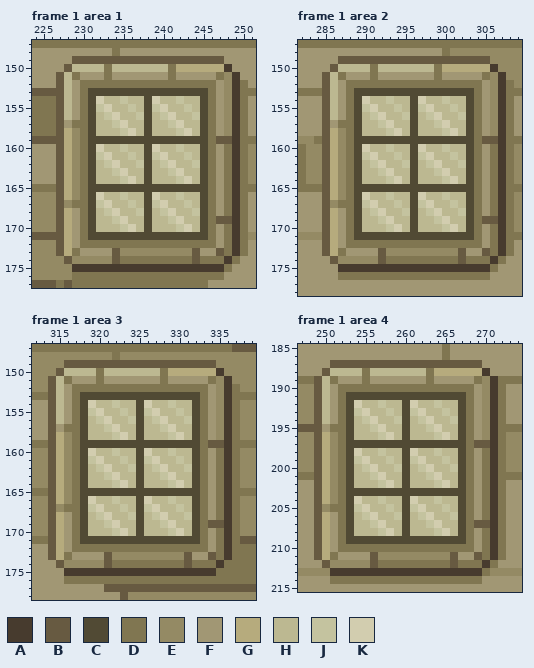
Pixel-art file: assets/02_architecture/05_moulin/02_ext/Moulin_Batiment_Anim.aseprite. The picture above was drawn from the file before the commit.
375x265 pixels, 9 frames. Colours within 5 levels of each other are drawn and written as one. Shown: frame 1 area 1: x 224..251, y 147..177; frame 1 area 2: x 282..309, y 147..178; frame 1 area 3: x 312..339, y 147..178; frame 1 area 4: x 247..274, y 185..215. The commit also changed other frames or places, which this record leaves out.
Visible layers, top first: "batDroite/toit", "batDroite/porte", "batDroite/bois", "batDroite/bat Copy", "batGauche/toit", "batGauche/structure bois", "moulins/Eau", "moulins/Structure_Moulin", "moulins/Moulin_animation", "moulins/Shade", "moulins/Shade Copy", "batMilieu/toi milieu", "batMilieu/boisMilieu".
Palette (. is transparent): A #473b2e  B #675a41  C #514a34  D #807651  E #948a64  F #a19774  G #b6ab7d  H #bcb891  J #c4c39f  K #d2cdaf
Pixels before, frame 1 area 1, first column x 224:
147 DDDDDDDDDDDDDDDDDDDDDDDDDDDD
148 FFFFFFFFFFDFFFFFFFFFFFFFFFFF
149 FFFFFBBBBBBBBBBBBBBBBBBBFFFF
150 FFFFBHHHHDHHHHHHHDGGGGGGAFFF
151 FFFBHDFFFDFFFFFFFDFFFFFDEAFF
152 FFFBHFDDDDDDDDDDDDDDDDDFEADF
153 BBBBHFDCCCCCCCCCCCCCCCDFEADD
154 DDDBHFDCKHHJHHCKHHJHHCDFEADF
155 DDDBHFDCJKHHJHCJKHHJHCDFEADF
156 DDDBHFDCHJKHHJCHJKHHJCDFEADF
157 DDDBFDDCHHJKHHCHHJKHHCDFEADF
158 DDDBGEDCHHHJKHCHHHJKHCDFEADF
159 BBBBGEDCCCCCCCCCCCCCCCDBBADD
160 FFFBGEDCKHHJHHCKHHJHHCDFDADE
161 FFFBGEDCJKHHJHCJKHHJHCDFDADE
162 FFFBGEDCHJKHHJCHJKHHJCDFDADE
163 FFFBGEDCHHJKHHCHHJKHHCDFDADE
164 FFFBGEDCHHHJKHCHHHJKHCDFDADE
165 DDDBGEDCCCCCCCCCCCCCCCDFDADD
166 EEEBGEDCKHHJHHCKHHJHHCDFDADF
167 EEEBEDDCJKHHJHCJKHHJHCDFDADF
168 EEEBGFDCHJKHHJCHJKHHJCDFDADF
169 EEEBGFDCHHJKHHCHHJKHHCDBBADF
170 EEEBGFDCHHHJKHCHHHJKHCDFDADF
171 BBBBGFDCCCCCCCCCCCCCCCDFDADE
172 EEEBGFDDDDDDDDDDDDDDDDDFDADF
173 EEEBGDFFFFBEEEEEEEEEBFFBDADF
174 EEEEBEEEEEBDDDDDDDDDBDDDADFF
175 EEEEEAAAAAAAAAAAAAAAAAAADFFF
176 EEEEEDDDDDDDDDDDDDDDDDDDFFFF
177 BBBDBDDDDDDDDDDDDDDDDDFFFFFF
Pixels before, frame 1 area 2, first column x 282:
147 DDDDDDDDDDDDDDDDDDDDDDDDDDDD
148 FFFFFFFFFFFFFFFFFFDEEEEEEEEE
149 FFFFFBBBBBBBBBBBBBBBBBBBEEEE
150 FFFFBHHHHDHHHHHHHDGGGGGGAEEE
151 FFFBHDFFFDFFFFFFFDFFFFFDEAEE
152 FFFBHFDDDDDDDDDDDDDDDDDFEADE
153 DDDBHFDCCCCCCCCCCCCCCCDFEADD
154 FFFBHFDCKHHJHHCKHHJHHCDFEADF
155 FFFBHFDCJKHHJHCJKHHJHCDFEADF
156 FFFBHFDCHJKHHJCHJKHHJCDFEADF
157 FFFBFDDCHHJKHHCHHJKHHCDFEADF
158 FFFBGEDCHHHJKHCHHHJKHCDFEADF
159 EEDBGEDCCCCCCCCCCCCCCCDBBADD
160 DEEBGEDCKHHJHHCKHHJHHCDFDADE
161 DEEBGEDCJKHHJHCJKHHJHCDFDADE
162 DEEBGEDCHJKHHJCHJKHHJCDFDADE
163 DEEBGEDCHHJKHHCHHJKHHCDFDADE
164 DEEBGEDCHHHJKHCHHHJKHCDFDADE
165 DDDBGEDCCCCCCCCCCCCCCCDFDADD
166 FFFBGEDCKHHJHHCKHHJHHCDFDADE
167 FFFBEDDCJKHHJHCJKHHJHCDFDADE
168 FFFBGFDCHJKHHJCHJKHHJCDFDADE
169 FFFBGFDCHHJKHHCHHJKHHCDBBADE
170 FFFBGFDCHHHJKHCHHHJKHCDFDADE
171 EEEBGFDCCCCCCCCCCCCCCCDFDADD
172 FFFBGFDDDDDDDDDDDDDDDDDFDADF
173 FFFBGDFFFFBEEEEEEEEEBFFBDADF
174 FFFFBEEEEEBDDDDDDDDDBDDDADFF
175 FFFFFAAAAAAAAAAAAAAAAAAADFFF
176 FFFFFDDDDDDDDDDDDDDDDDDDFFFF
177 FFFFFFFFFFFFFFFFFFFFFFFFFFFF
178 FFFFFFFFFFFFFFFFFFFFFFFFFFFF
Pixels before, frame 1 area 3, first column x 312:
147 DDDDDDDDDDDDDDDDDDDDDDDDDBBB
148 EEEEEEEEEEDEEEEEEEEEEEEEEEEE
149 EEEEBBBBBBBBBBBBBBBBBBBEEEEE
150 EEEBHHHHDHHHHHHHDGGGGGGAEEEE
151 EEBHDFFFDFFFFFFFDFFFFFDEAEEE
152 EEBHFDDDDDDDDDDDDDDDDDFEADEE
153 DDBHFDCCCCCCCCCCCCCCCDFEADDD
154 FFBHFDCKHHJHHCKHHJHHCDFEADEE
155 FFBHFDCJKHHJHCJKHHJHCDFEADEE
156 FFBHFDCHJKHHJCHJKHHJCDFEADEE
157 FFBFDDCHHJKHHCHHJKHHCDFEADEE
158 FFBGEDCHHHJKHCHHHJKHCDFEADEE
159 DDBGEDCCCCCCCCCCCCCCCDBBADDD
160 EEBGEDCKHHJHHCKHHJHHCDFDADEE
161 EEBGEDCJKHHJHCJKHHJHCDFDADEE
162 EEBGEDCHJKHHJCHJKHHJCDFDADEE
163 EEBGEDCHHJKHHCHHJKHHCDFDADEE
164 EEBGEDCHHHJKHCHHHJKHCDFDADEE
165 DDBGEDCCCCCCCCCCCCCCCDFDADDD
166 EEBGEDCKHHJHHCKHHJHHCDFDADEE
167 EEBEDDCJKHHJHCJKHHJHCDFDADEE
168 EEBGFDCHJKHHJCHJKHHJCDFDADEE
169 EEBGFDCHHJKHHCHHJKHHCDBBADEE
170 EEBGFDCHHHJKHCHHHJKHCDFDADEE
171 DDBGFDCCCCCCCCCCCCCCCDFDADBB
172 FFBGFDDDDDDDDDDDDDDDDDFDADDD
173 FFBGDFFFFBEEEEEEEEEBFFBDADDD
174 FFFBEEEEEBDDDDDDDDDBDDDADDDD
175 FFFFAAAAAAAAAAAAAAAAAAADDDDD
176 FFFFDDDDDDDDDDDDDDDDDDDDDDDD
177 FFFFFFFFFBBBBBBBBBBBBBBBBBBB
178 FFFFFFFFFFFBEEEEEEEEEEEEEEEE
Pixels before, frame 1 area 4, first column x 247:
185 FFFFFFFFFFFFFFFFFFDFFFFFFFFF
186 FFFFFFFFFFFFFFFFFFDFFFFFFFFF
187 FFFFBBBBBBBBBBBBBBBBBBBFFFFF
188 FFFBHHHHDHHHHHHHDGGGGGGAFFFF
189 DDBHDFFFDFFFFFFFDFFFFFDEADDD
190 EEBHFDDDDDDDDDDDDDDDDDFEADFF
191 EEBHFDCCCCCCCCCCCCCCCDFEADFF
192 EEBHFDCKHHJHHCKHHJHHCDFEADFF
193 EEBHFDCJKHHJHCJKHHJHCDFEADFF
194 EEBHFDCHJKHHJCHJKHHJCDFEADFF
195 BBBFDDCHHJKHHCHHJKHHCDFEADDD
196 EEBGEDCHHHJKHCHHHJKHCDFEADEE
197 EEBGEDCCCCCCCCCCCCCCCDBBADEE
198 EEBGEDCKHHJHHCKHHJHHCDFDADEE
199 EEBGEDCJKHHJHCJKHHJHCDFDADEE
200 EEBGEDCHJKHHJCHJKHHJCDFDADEE
201 DDBGEDCHHJKHHCHHJKHHCDFDADDD
202 FFBGEDCHHHJKHCHHHJKHCDFDADFF
203 FFBGEDCCCCCCCCCCCCCCCDFDADFF
204 FFBGEDCKHHJHHCKHHJHHCDFDADFF
205 FFBEDDCJKHHJHCJKHHJHCDFDADFF
206 FFBGFDCHJKHHJCHJKHHJCDFDADFF
207 FFBGFDCHHJKHHCHHJKHHCDBBADFF
208 FFBGFDCHHHJKHCHHHJKHCDFDADFF
209 FFBGFDCCCCCCCCCCCCCCCDFDADFF
210 FFBGFDDDDDDDDDDDDDDDDDFDADFF
211 FFBGDFFFFBEEEEEEEEEBFFBDADFF
212 FFFBEEEEEBDDDDDDDDDBDDDADFFF
213 EEEEAAAAAAAAAAAAAAAAAAADEEEE
214 FFFFDDDDDDDDDDDDDDDDDDDFFFFF
215 FFFFFFFFFFFFFFFFFFFFFFFFFFFF
And afterwards:
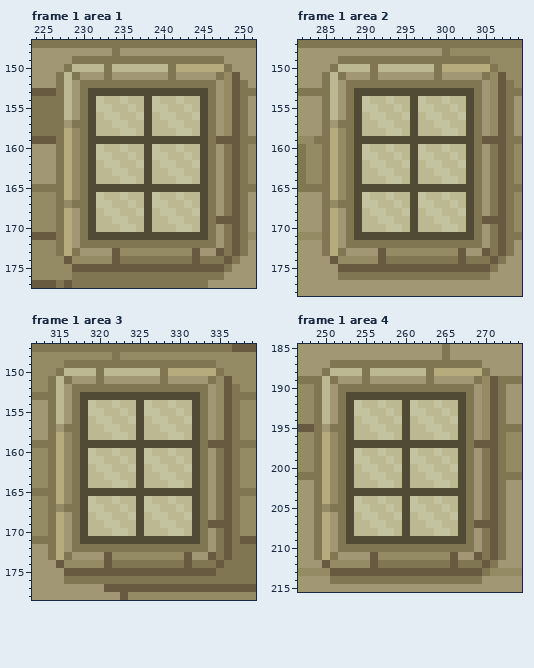
Edits made:
Frame 1 area 1, layer "batDroite/porte":
y 149: x 229..247 BBBBBBBBBBBBBBBBBBB -> DDDDDDDDDDDDDDDDDDD
y 150: x 228 B -> D; x 248 A -> D
y 151..153: x 227 B -> D; x 249 A -> B
y 154: x 227 B -> D; x 232 K -> J; x 239 K -> J; x 249 A -> B
y 155: x 227 B -> D; x 233 K -> J; x 240 K -> J; x 249 A -> B
y 156: x 227 B -> D; x 234 K -> J; x 241 K -> J; x 249 A -> B
y 157: x 227 B -> D; x 235 K -> J; x 242 K -> J; x 249 A -> B
y 158: x 227 B -> D; x 236 K -> J; x 243 K -> J; x 249 A -> B
y 159: x 227 B -> D; x 249 A -> B
y 160: x 227 B -> D; x 232 K -> J; x 239 K -> J; x 249 A -> B
y 161: x 227 B -> D; x 233 K -> J; x 240 K -> J; x 249 A -> B
y 162: x 227 B -> D; x 234 K -> J; x 241 K -> J; x 249 A -> B
y 163: x 227 B -> D; x 235 K -> J; x 242 K -> J; x 249 A -> B
y 164: x 227 B -> D; x 236 K -> J; x 243 K -> J; x 249 A -> B
y 165: x 227 B -> D; x 249 A -> B
y 166: x 227 B -> D; x 232 K -> J; x 239 K -> J; x 249 A -> B
y 167: x 227 B -> D; x 233 K -> J; x 240 K -> J; x 249 A -> B
y 168: x 227 B -> D; x 234 K -> J; x 241 K -> J; x 249 A -> B
y 169: x 227 B -> D; x 235 K -> J; x 242 K -> J; x 249 A -> B
y 170: x 227 B -> D; x 236 K -> J; x 243 K -> J; x 249 A -> B
y 171..173: x 227 B -> D; x 249 A -> B
y 174: x 248 A -> B
y 175: x 229..247 AAAAAAAAAAAAAAAAAAA -> BBBBBBBBBBBBBBBBBBB
Frame 1 area 2, layer "batDroite/porte":
y 149: x 287..305 BBBBBBBBBBBBBBBBBBB -> DDDDDDDDDDDDDDDDDDD
y 150: x 286 B -> D; x 306 A -> D
y 151..153: x 285 B -> D; x 307 A -> B
y 154: x 285 B -> D; x 290 K -> J; x 297 K -> J; x 307 A -> B
y 155: x 285 B -> D; x 291 K -> J; x 298 K -> J; x 307 A -> B
y 156: x 285 B -> D; x 292 K -> J; x 299 K -> J; x 307 A -> B
y 157: x 285 B -> D; x 293 K -> J; x 300 K -> J; x 307 A -> B
y 158: x 285 B -> D; x 294 K -> J; x 301 K -> J; x 307 A -> B
y 159: x 285 B -> D; x 307 A -> B
y 160: x 285 B -> D; x 290 K -> J; x 297 K -> J; x 307 A -> B
y 161: x 285 B -> D; x 291 K -> J; x 298 K -> J; x 307 A -> B
y 162: x 285 B -> D; x 292 K -> J; x 299 K -> J; x 307 A -> B
y 163: x 285 B -> D; x 293 K -> J; x 300 K -> J; x 307 A -> B
y 164: x 285 B -> D; x 294 K -> J; x 301 K -> J; x 307 A -> B
y 165: x 285 B -> D; x 307 A -> B
y 166: x 285 B -> D; x 290 K -> J; x 297 K -> J; x 307 A -> B
y 167: x 285 B -> D; x 291 K -> J; x 298 K -> J; x 307 A -> B
y 168: x 285 B -> D; x 292 K -> J; x 299 K -> J; x 307 A -> B
y 169: x 285 B -> D; x 293 K -> J; x 300 K -> J; x 307 A -> B
y 170: x 285 B -> D; x 294 K -> J; x 301 K -> J; x 307 A -> B
y 171..173: x 285 B -> D; x 307 A -> B
y 174: x 306 A -> B
y 175: x 287..305 AAAAAAAAAAAAAAAAAAA -> BBBBBBBBBBBBBBBBBBB
Frame 1 area 3, layer "batDroite/porte":
y 149: x 316..334 BBBBBBBBBBBBBBBBBBB -> DDDDDDDDDDDDDDDDDDD
y 150: x 315 B -> D; x 335 A -> D
y 151..153: x 314 B -> D; x 336 A -> B
y 154: x 314 B -> D; x 319 K -> J; x 326 K -> J; x 336 A -> B
y 155: x 314 B -> D; x 320 K -> J; x 327 K -> J; x 336 A -> B
y 156: x 314 B -> D; x 321 K -> J; x 328 K -> J; x 336 A -> B
y 157: x 314 B -> D; x 322 K -> J; x 329 K -> J; x 336 A -> B
y 158: x 314 B -> D; x 323 K -> J; x 330 K -> J; x 336 A -> B
y 159: x 314 B -> D; x 336 A -> B
y 160: x 314 B -> D; x 319 K -> J; x 326 K -> J; x 336 A -> B
y 161: x 314 B -> D; x 320 K -> J; x 327 K -> J; x 336 A -> B
y 162: x 314 B -> D; x 321 K -> J; x 328 K -> J; x 336 A -> B
y 163: x 314 B -> D; x 322 K -> J; x 329 K -> J; x 336 A -> B
y 164: x 314 B -> D; x 323 K -> J; x 330 K -> J; x 336 A -> B
y 165: x 314 B -> D; x 336 A -> B
y 166: x 314 B -> D; x 319 K -> J; x 326 K -> J; x 336 A -> B
y 167: x 314 B -> D; x 320 K -> J; x 327 K -> J; x 336 A -> B
y 168: x 314 B -> D; x 321 K -> J; x 328 K -> J; x 336 A -> B
y 169: x 314 B -> D; x 322 K -> J; x 329 K -> J; x 336 A -> B
y 170: x 314 B -> D; x 323 K -> J; x 330 K -> J; x 336 A -> B
y 171..173: x 314 B -> D; x 336 A -> B
y 174: x 335 A -> B
y 175: x 316..334 AAAAAAAAAAAAAAAAAAA -> BBBBBBBBBBBBBBBBBBB
Frame 1 area 4, layer "batDroite/porte":
y 187: x 251..269 BBBBBBBBBBBBBBBBBBB -> DDDDDDDDDDDDDDDDDDD
y 188: x 250 B -> D; x 270 A -> D
y 189..191: x 249 B -> D; x 271 A -> B
y 192: x 249 B -> D; x 254 K -> J; x 261 K -> J; x 271 A -> B
y 193: x 249 B -> D; x 255 K -> J; x 262 K -> J; x 271 A -> B
y 194: x 249 B -> D; x 256 K -> J; x 263 K -> J; x 271 A -> B
y 195: x 249 B -> D; x 257 K -> J; x 264 K -> J; x 271 A -> B
y 196: x 249 B -> D; x 258 K -> J; x 265 K -> J; x 271 A -> B
y 197: x 249 B -> D; x 271 A -> B
y 198: x 249 B -> D; x 254 K -> J; x 261 K -> J; x 271 A -> B
y 199: x 249 B -> D; x 255 K -> J; x 262 K -> J; x 271 A -> B
y 200: x 249 B -> D; x 256 K -> J; x 263 K -> J; x 271 A -> B
y 201: x 249 B -> D; x 257 K -> J; x 264 K -> J; x 271 A -> B
y 202: x 249 B -> D; x 258 K -> J; x 265 K -> J; x 271 A -> B
y 203: x 249 B -> D; x 271 A -> B
y 204: x 249 B -> D; x 254 K -> J; x 261 K -> J; x 271 A -> B
y 205: x 249 B -> D; x 255 K -> J; x 262 K -> J; x 271 A -> B
y 206: x 249 B -> D; x 256 K -> J; x 263 K -> J; x 271 A -> B
y 207: x 249 B -> D; x 257 K -> J; x 264 K -> J; x 271 A -> B
y 208: x 249 B -> D; x 258 K -> J; x 265 K -> J; x 271 A -> B
y 209..211: x 249 B -> D; x 271 A -> B
y 212: x 270 A -> B
y 213: x 251..269 AAAAAAAAAAAAAAAAAAA -> BBBBBBBBBBBBBBBBBBB
